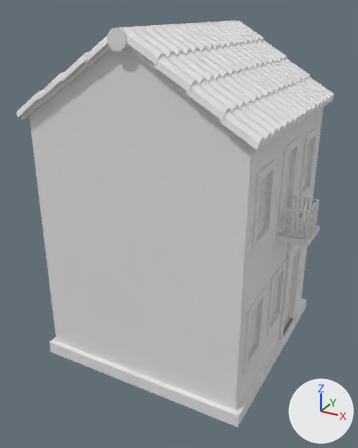
Two versions of the Blender file Assets/Models/Italy Models/CS_ItalyHouse05.blend, one commit apart.
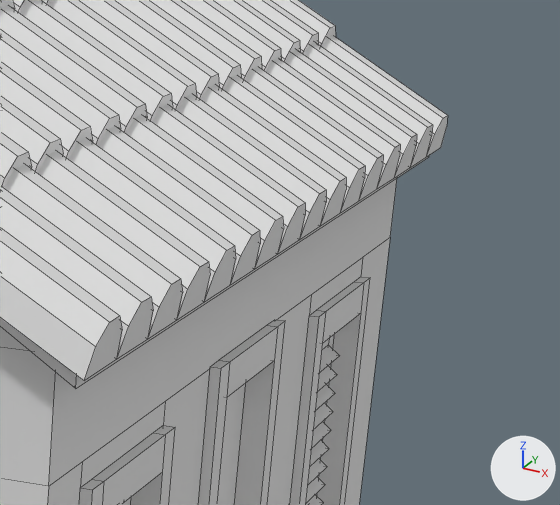
Each version is shown whole from a camera (50 mm lens) standing at (3.4, -6.46, 5.22) and looking at (0.0, -0.28, 2.13), then close up on the part from 67% to 100% of the width and 15% to 39% of the height. Lighting does not change. The marker at lower right points along +X, +Y and +Z. The close-ups show mesh edges as thin lines.

Objects in the first close-up: 'building_001', 'building_001.001'.
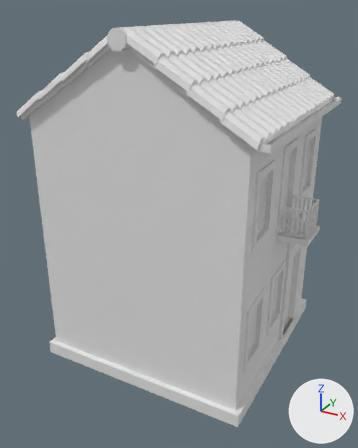
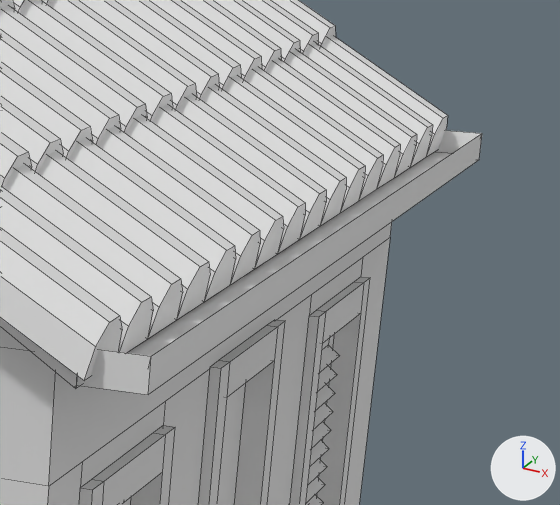
What changed in the scene script:
```text
Change me_building_001_mesh:
    used by ob_building_001; location = (0.0, 0.0, 0.0); scale = (0.791, 0.783, 1.0)
    remove me_building_001_mesh.from_pydata(...)  # 804 vertices, 588 faces; spans x -2.1..2.57, y -2.1..2.1, z 0.0..4.98
    add me_building_001_mesh.from_pydata(...)  # 816 vertices, 600 faces; spans x -2.1..2.57, y -2.1..2.1, z 0.0..4.98
    me_building_001_mesh part 1
    1 face is deleted
    12 vertices are added at x 2.1..2.31, y -2.09..2.09, z 3.83..3.92
    13 new faces join them, mat_roof (white #e7e7e7)
```

Boxes (x1, y1, x2, y2) around the edits, measured in the close-ups (560 x 505 px):
'building_001', reshaped
    before: (0, 156, 429, 505)
    after: (0, 130, 482, 505)
part 1 of me_building_001_mesh, built on
    before: (76, 156, 429, 388)
    after: (76, 130, 482, 395)
